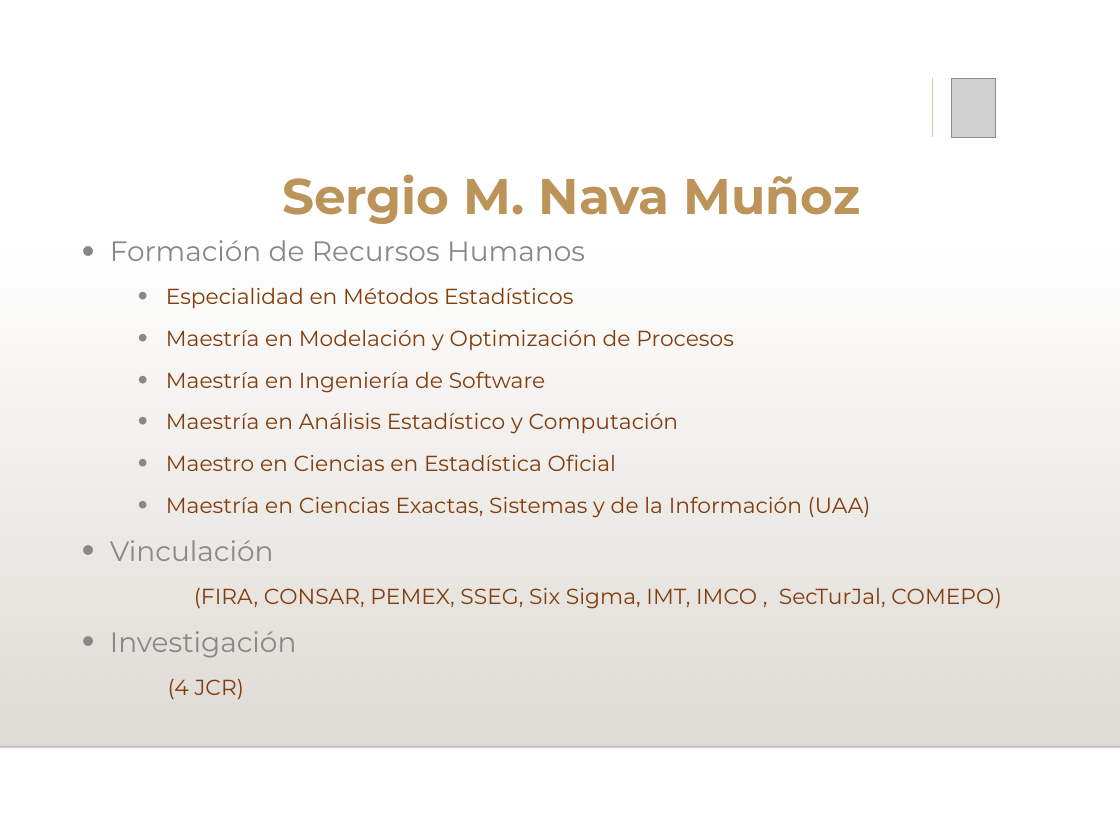
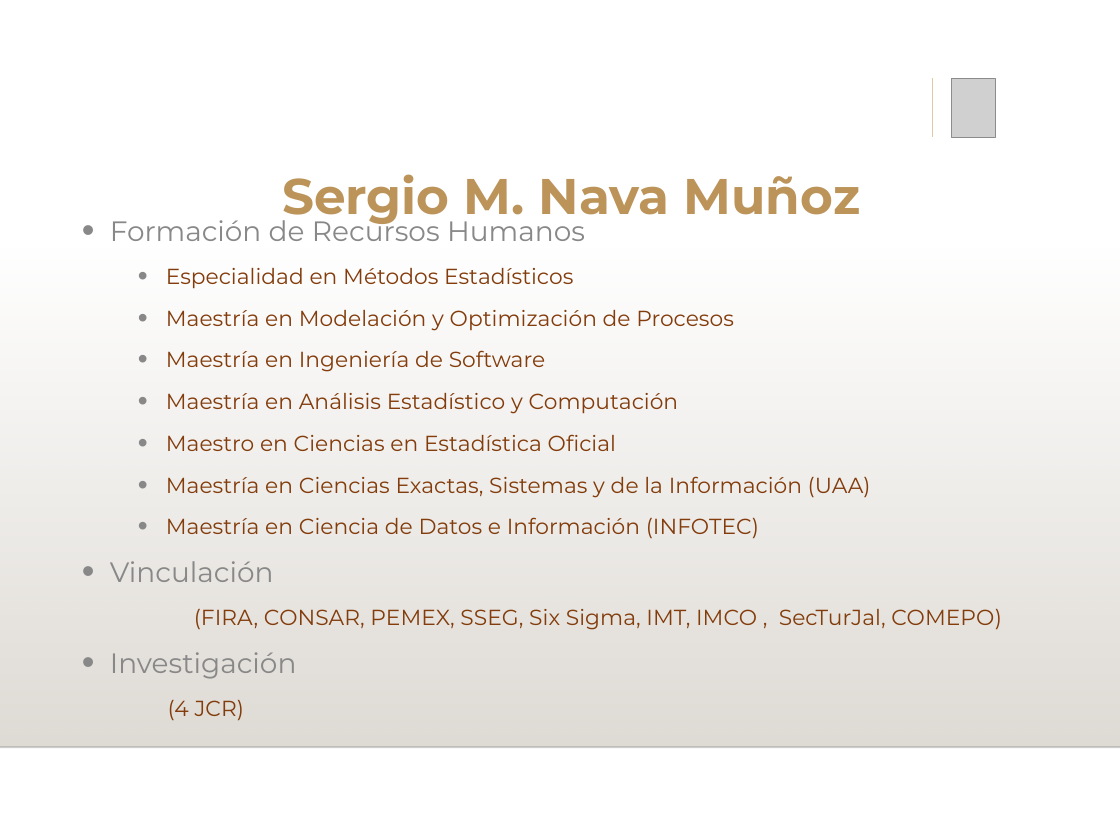
Before and after one commit to NavaSergio/Docencia_varios, a slide deck: slide 2 of Sesion Especial/Sergio Nava/Presentación SMNM.pptx. Drawn at 1120x840 pixels with LibreOffice and Linux fonts; fonts in the diff are those of the drawing; grey boxes stand for pictures; background and template pictures are left out. Boxes give left, top, right and bottom in pixels: in the first picture for what was removed or moved away, otherwise in the second. Text is boxed around its words. In the diff, an @@ line names an element or a change of style, - is before the commit and + after.

```diff
--- a/Sesion Especial/Sergio Nava/Presentación SMNM.pptx
+++ b/Sesion Especial/Sergio Nava/Presentación SMNM.pptx
@@ text "Formación de Recursos Humanos": place and size @@
-text "Formación de Recursos Humanos" at (110, 240, 1002, 658)
+text "Formación de Recursos Humanos" at (110, 213, 1002, 630)
@@ text at (166, 517, 759, 539): paragraph added @@
+  • Maestría en Ciencia de Datos e Información (INFOTEC)
```
Also in this commit, not shown: 2 slides added, 4 other files.
